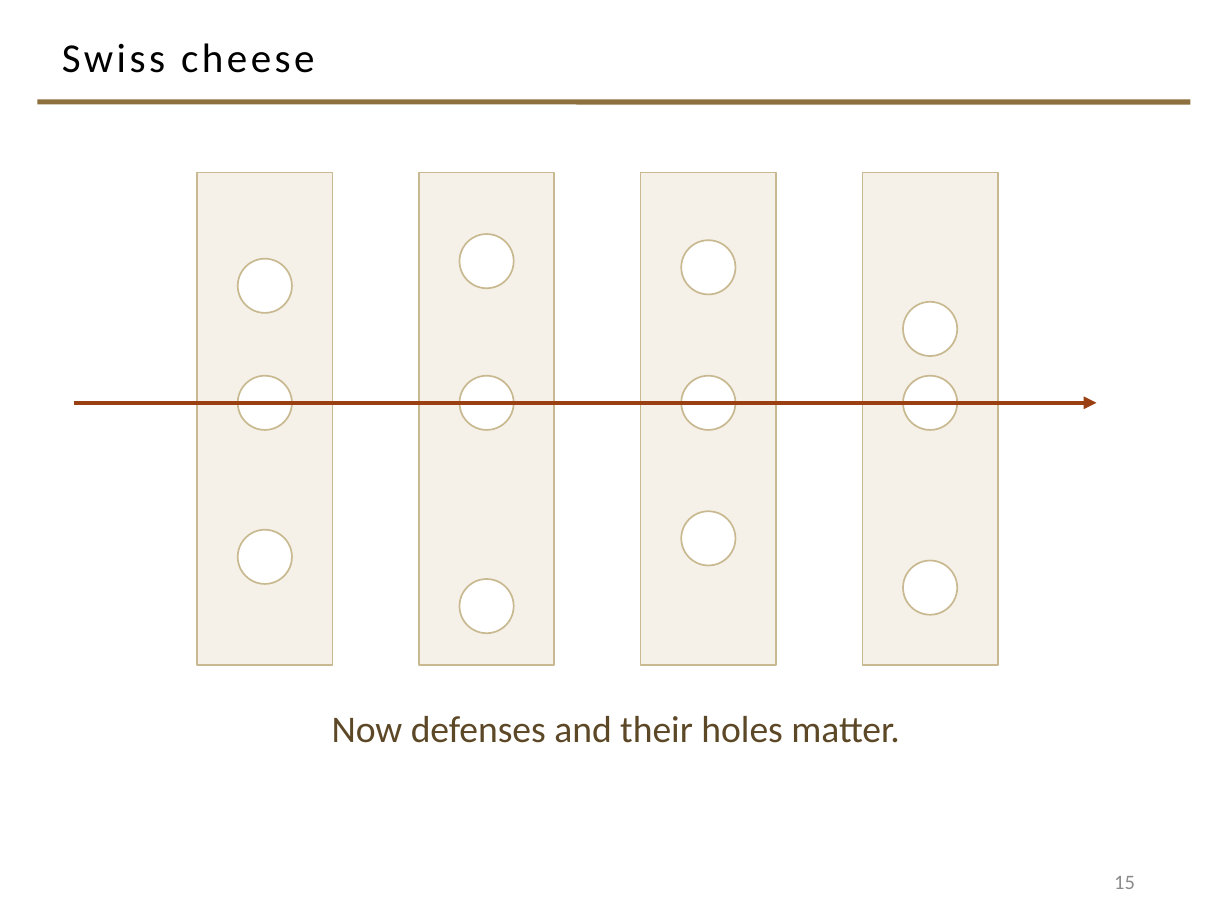
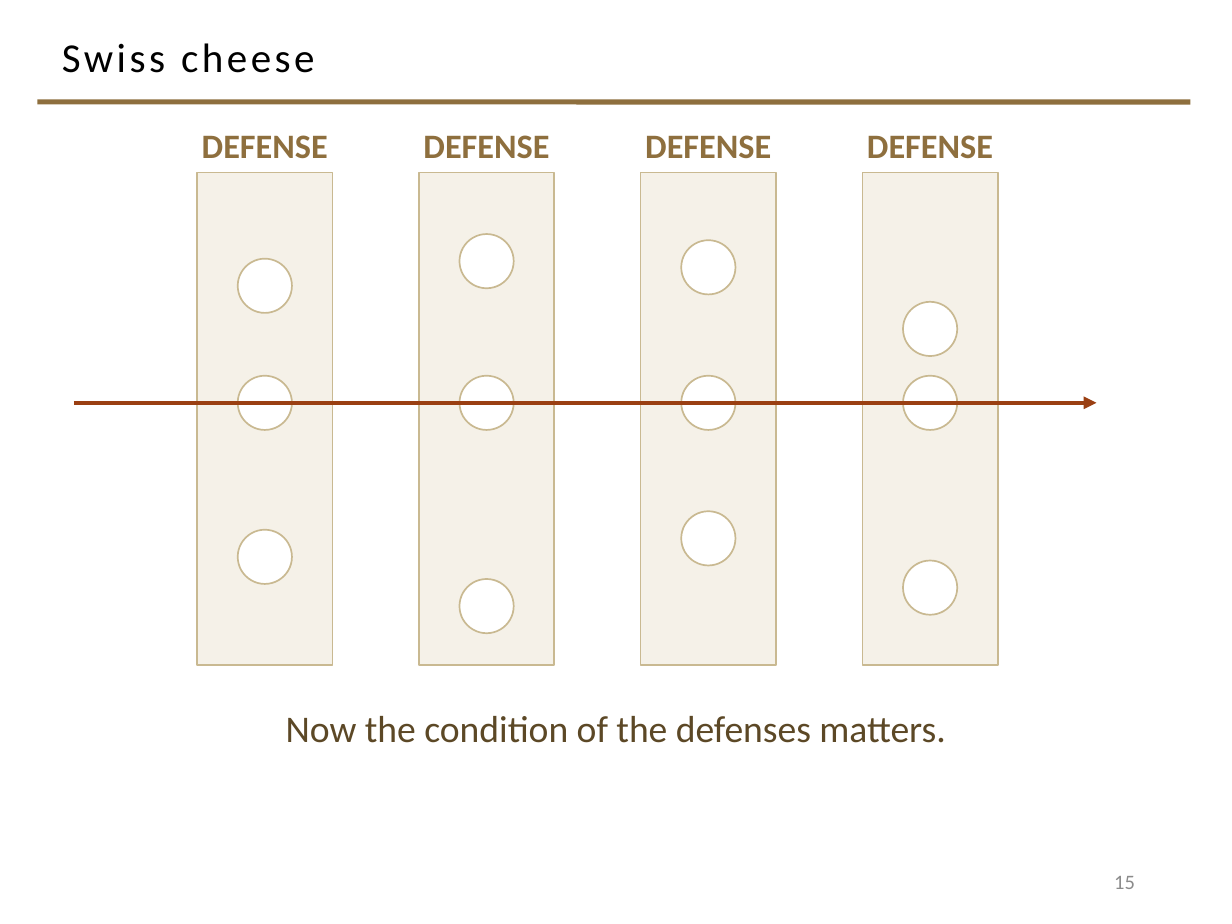
Before and after one commit to davisjam/model-based-agentic-software-engineering, a slide deck: slide 15 of course/lectures/act-2-delegation-and-control/04-failure-aware-engineering/2-4-Failure-Aware-Engineering.pptx. Drawn at 1232x924 pixels with LibreOffice and Linux fonts; fonts in the diff are those of the drawing; background and template pictures are left out. Boxes give left, top, right and bottom in pixels: in the first picture for what was removed or moved away, otherwise in the second. Text is boxed around its words. In the diff, an @@ line names an element or a change of style, - is before the commit and + after.

```diff
--- a/course/lectures/act-2-delegation-and-control/04-failure-aware-engineering/2-4-Failure-Aware-Engineering.pptx
+++ b/course/lectures/act-2-delegation-and-control/04-failure-aware-engineering/2-4-Failure-Aware-Engineering.pptx
@@ text added at (202,135,328,159), 20 pt, text #8E6F3E, bold @@
+DEFENSE
@@ text added at (423,135,549,159), 20 pt, text #8E6F3E, bold @@
+DEFENSE
@@ text added at (645,135,771,158), 20 pt, text #8E6F3E, bold @@
+DEFENSE
@@ text added at (867,135,993,158), 20 pt, text #8E6F3E, bold @@
+DEFENSE
@@ text at (286,716,945,743): text changed @@
-Now defenses and their holes matter.
+Now the condition of the defenses matters.
```
Also in this commit, not shown: 5 other slides changed.
